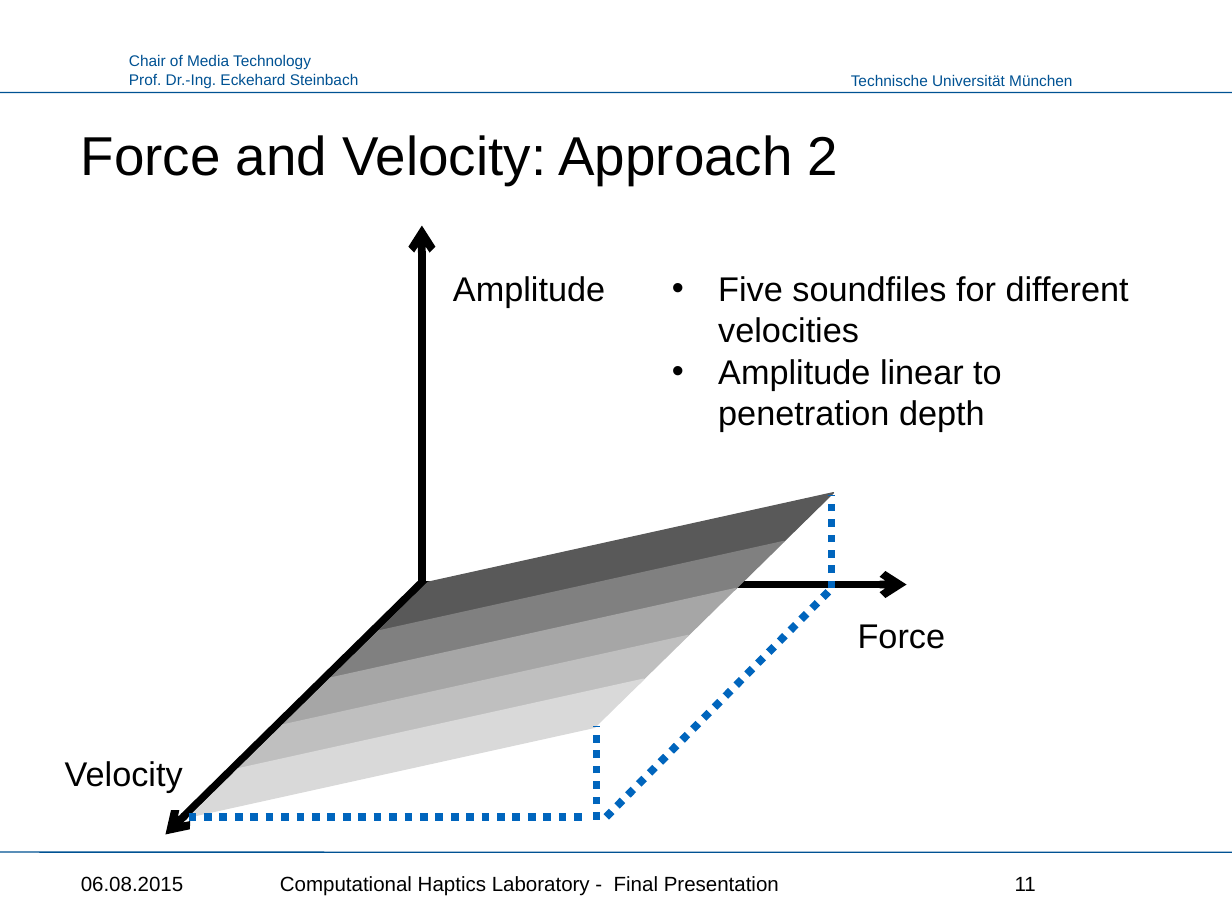
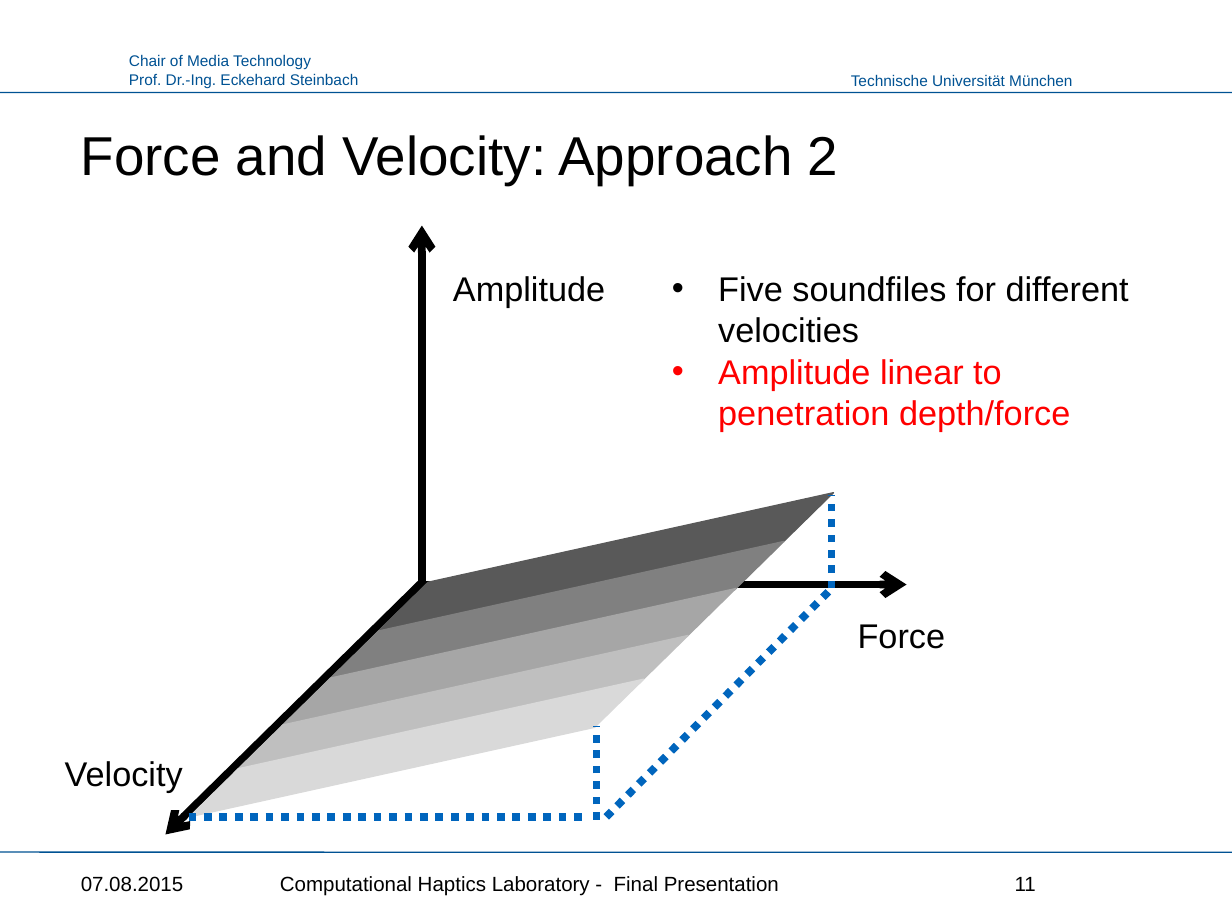
Before and after one commit to Punkbuster0401/HapticsLab, a slide deck: slide 11 of Haptics_Presentation.pptx. Drawn at 1232x924 pixels with LibreOffice and Linux fonts; fonts in the diff are those of the drawing; background and template pictures are left out. Boxes give left, top, right and bottom in pixels: in the first picture for what was removed or moved away, otherwise in the second. Text is boxed around its words. In the diff, an @@ line names an element or a change of style, - is before the commit and + after.

```diff
--- a/Haptics_Presentation.pptx
+++ b/Haptics_Presentation.pptx
@@ text at <box>718,359,1070,431</box>: text changed; text colour #000000 to #FF0000 @@
-• Amplitude linear to penetration depth
+• Amplitude linear to penetration depth/force
@@ text at <box>81,876,184,892</box>: text changed @@
-06.08.2015
+07.08.2015
```
Also in this commit, not shown: 18 other slides changed, 1 slide added, 1 other file.
